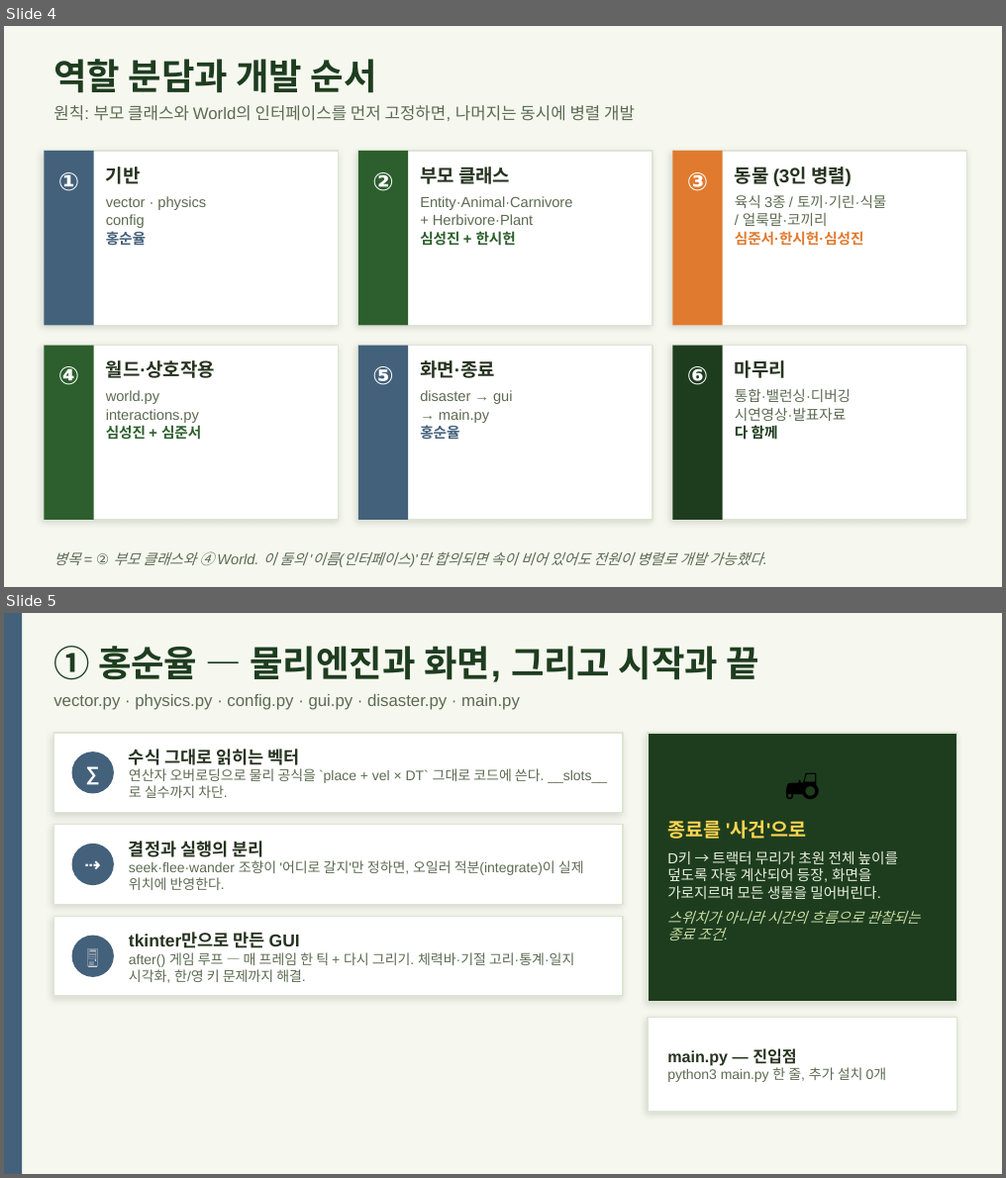
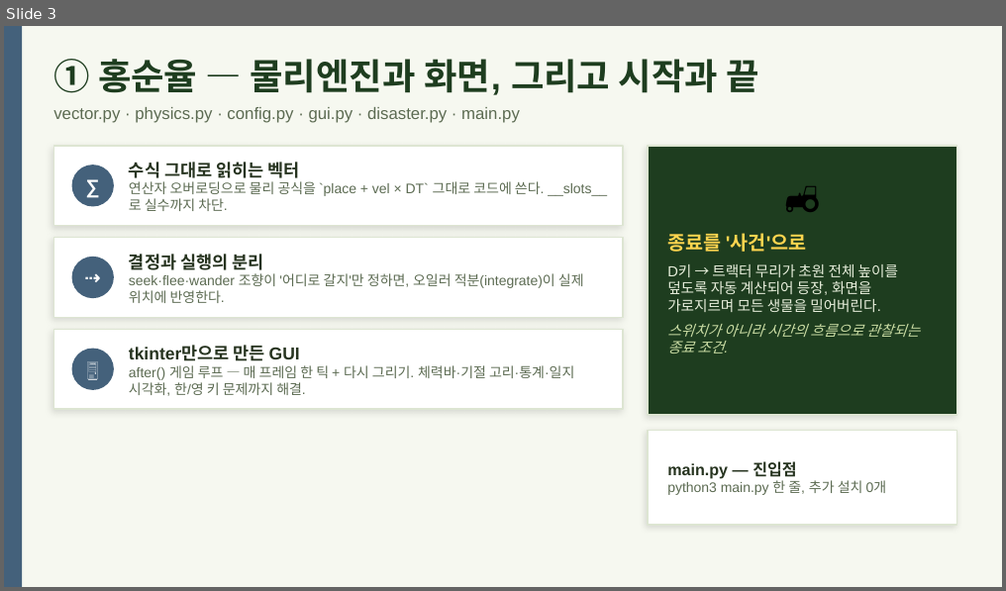
Before and after one commit to SSHSProject/-1-, a slide deck: 발표준비/발표자료_초원생태계.pptx. Shown one above the other, each under a label of ours: slides 4 and 5 before the commit, slide 3 after it. The pictures are 1006x1178 and 1006x591 pixels, drawn with LibreOffice and Linux fonts; fonts in the diff are those of the drawing. Boxes give left, top, right and bottom in pixels: in the first picture for what was removed or moved away, otherwise in the second. Text is boxed around its words. In the diff, an @@ line names an element or a change of style, - is before the commit and + after.

```diff
--- a/발표준비/발표자료_초원생태계.pptx
+++ b/발표준비/발표자료_초원생태계.pptx
@@ slide 4 removed at bbox=[4, 26, 1002, 587], background #F6F8F0 @@
@@ text removed at bbox=[54, 59, 377, 93] @@
-역할 분담과 개발 순서
@@ text removed at bbox=[54, 105, 635, 121] @@
-원칙: 부모 클래스와 World의 인터페이스를 먼저 고정하면, 나머지는 동시에 병렬 개발
@@ rectangle removed at bbox=[44, 151, 339, 325] @@
@@ rectangle removed at bbox=[44, 151, 94, 325] @@
@@ text removed at bbox=[58, 173, 79, 191] @@
-①
@@ text removed at bbox=[106, 167, 206, 246] @@
-기반
-vector · physics
-config
-홍순율
@@ rectangle removed at bbox=[358, 151, 652, 325] @@
@@ rectangle removed at bbox=[358, 151, 408, 325] @@
@@ text removed at bbox=[372, 173, 393, 191] @@
-②
@@ text removed at bbox=[420, 167, 572, 246] @@
-부모 클래스
-Entity·Animal·Carnivore
-+ Herbivore·Plant
-심성진 + 한시헌
@@ rectangle removed at bbox=[672, 151, 967, 325] @@
@@ rectangle removed at bbox=[672, 151, 723, 325] @@
@@ text removed at bbox=[687, 173, 708, 191] @@
-③
@@ text removed at bbox=[735, 167, 886, 246] @@
-동물 (3인 병렬)
-육식 3종 / 토끼·기린·식물
-/ 얼룩말·코끼리
-심준서·한시헌·심성진
@@ rectangle removed at bbox=[44, 346, 339, 520] @@
@@ rectangle removed at bbox=[44, 346, 94, 520] @@
@@ rectangle removed at bbox=[358, 346, 652, 520] @@
@@ rectangle removed at bbox=[358, 346, 408, 520] @@
@@ rectangle removed at bbox=[672, 346, 967, 520] @@
@@ rectangle removed at bbox=[672, 346, 723, 520] @@
@@ text removed at bbox=[58, 367, 79, 385] @@
-④
@@ text removed at bbox=[106, 361, 215, 440] @@
-월드·상호작용
-world.py
-interactions.py
-심성진 + 심준서
@@ text removed at bbox=[372, 367, 393, 385] @@
-⑤
@@ text removed at bbox=[420, 361, 512, 439] @@
-화면·종료
-disaster → gui
-→ main.py
-홍순율
@@ text removed at bbox=[687, 367, 708, 385] @@
-⑥
@@ text removed at bbox=[735, 361, 850, 440] @@
-마무리
-통합·밸런싱·디버깅
-시연영상·발표자료
-다 함께
@@ text removed at bbox=[54, 552, 763, 568] @@
-병목 = ② 부모 클래스와 ④ World. 이 둘의 '이름(인터페이스)'만 합의되면 속이 비어 있어도 전원이 병렬로 개발 가능했다.
@@ what was slide 5 is now slide 3 @@
```
Also in this commit, not shown: 3 slides changed, 4 other slides removed, 1 other file.
